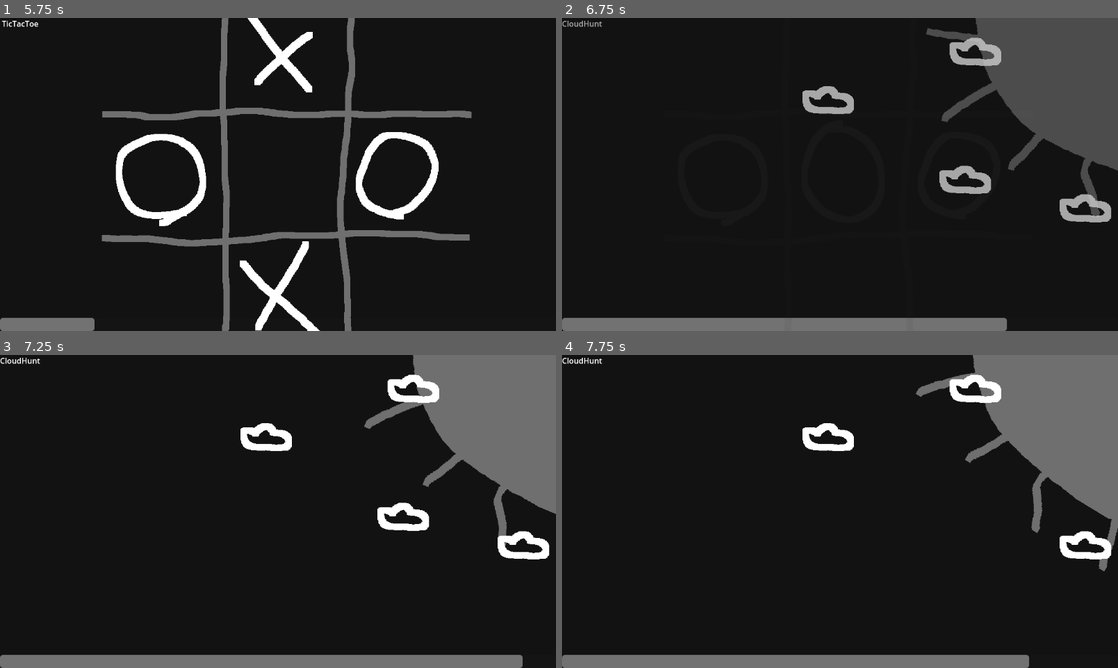
Above: before the commit, frames 1-4 (two rows, left to right).
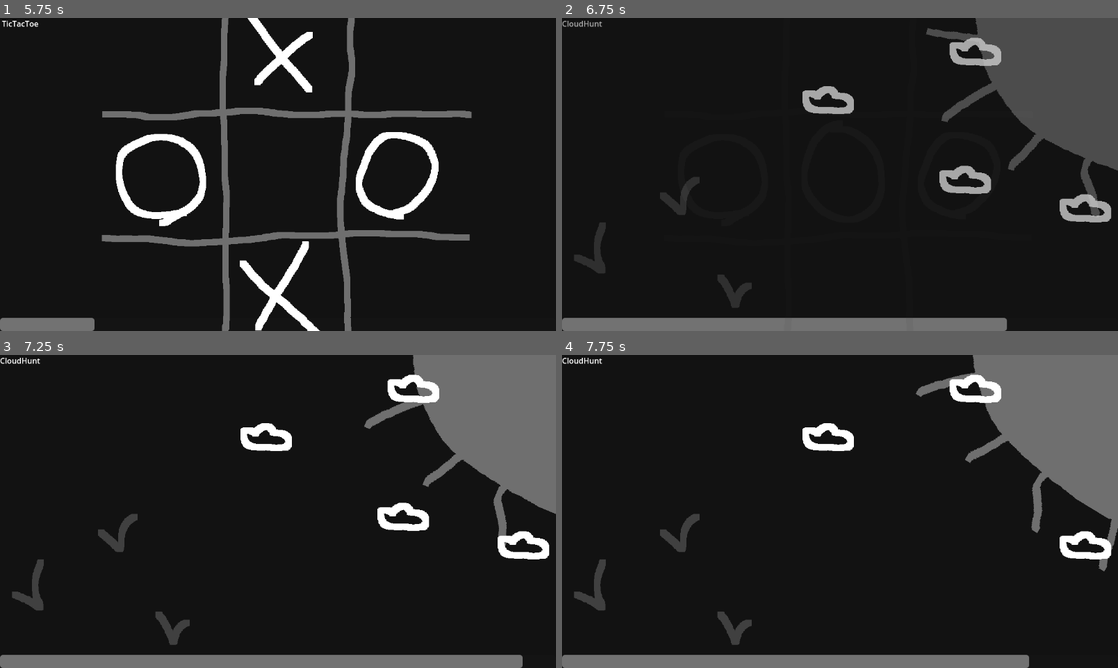
Above: after the commit, the same moments.

Repository: Lipatant/CasualTryhard
Game: Godot game, scene res://src/Scenes/SceneManager.tscn
Same seed, same stepped clock (60 frames per second), same inputs: the game is played once before the commit and once after it.
Inputs (mouse positions are in pixels of both pictures, inside the frame that each line leads up to):
- Up to frame 1 (5.75 s): click "Normal" at 0.5 s; move the mouse to (400, 158) at 1.27 s; click (400, 158) at 1.42 s; move the mouse to (166, 190) at 2.02 s; click (166, 190) at 2.17 s; move the mouse to (333, 105) at 2.77 s; click (333, 105) at 2.92 s; move the mouse to (250, 237) at 3.52 s; click (250, 237) at 3.67 s; move the mouse to (444, 221) at 4.27 s; click (444, 221) at 4.42 s; move the mouse to (111, 127) at 5.02 s; click (111, 127) at 5.17 s
- Up to frame 2 (6.75 s): move the mouse to (867, 174) at 5.77 s; click (867, 174) at 5.92 s; move the mouse to (756, 96) at 6.52 s; click (756, 96) at 6.67 s
- Up to frame 3 (7.25 s): no input
- Up to frame 4 (7.75 s): move the mouse to (962, 495) at 7.27 s; click (962, 495) at 7.42 s

Frame 1 is identical in both runs. In frame 2, 0.8% of the frame differs, in the area x 2-35%, y 50-93%; in frame 3, 0.9%; in frame 4, 0.9%.

Commit message:
feat: adding background birds to CloudHunt

Diff:
--- a/src/Games/CloudHunt.tscn
+++ b/src/Games/CloudHunt.tscn
@@ -1,9 +1,10 @@
-[gd_scene load_steps=5 format=3 uid="uid://d32a0n3kkbes8"]
+[gd_scene load_steps=6 format=3 uid="uid://d32a0n3kkbes8"]
 
 [ext_resource type="Script" path="res://src/Games/CloudHunt/CloudHunt.gd" id="1_lq3oc"]
 [ext_resource type="PackedScene" uid="uid://cy14yoth71q2w" path="res://src/Games/CloudHunt/CloudHuntCloud.tscn" id="2_eppnk"]
 [ext_resource type="Texture2D" uid="uid://bsf4d6ioov1yx" path="res://graphic/CloudHunt/Sun.png" id="3_hg5qc"]
 [ext_resource type="Script" path="res://src/Games/CloudHunt/Sun.gd" id="4_jvufj"]
+[ext_resource type="Texture2D" uid="uid://x7khvvj8e27" path="res://graphic/CloudHunt/BackgroundBirds.png" id="5_i41mk"]
 
 [node name="CloudHunt" type="Control" node_paths=PackedStringArray("cloud_container")]
 layout_mode = 3
@@ -46,3 +47,8 @@
 position = Vector2(1197, -30)
 texture = ExtResource("3_hg5qc")
 script = ExtResource("4_jvufj")
+
+[node name="Birds" type="Sprite2D" parent="Node2D"]
+modulate = Color(1, 1, 1, 0.196078)
+position = Vector2(229, 461)
+texture = ExtResource("5_i41mk")
Binary file added: graphic/CloudHunt/BackgroundBirds.png
Not shown, added: graphic/CloudHunt/BackgroundBirds.png.import
